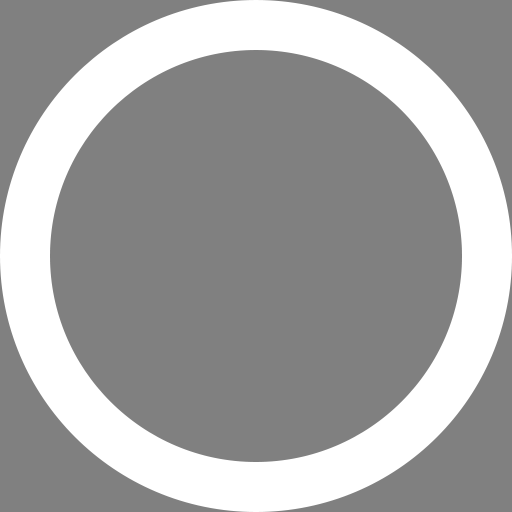
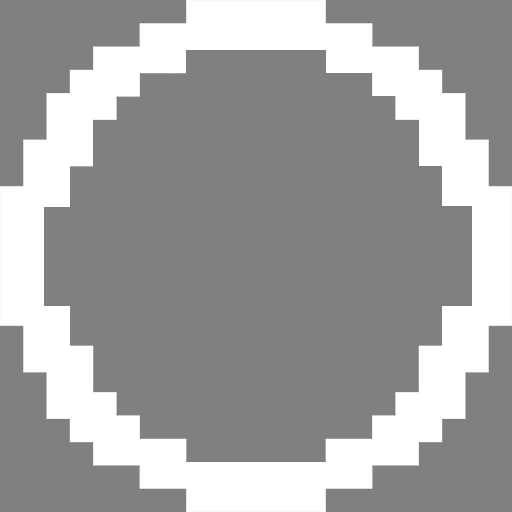
Before/after of a 512×512 layered artwork. What changed in the layer stack:
removed layer "Ellipse 1" over [0, 0, 512, 512]
renamed "Background copy" to "타원 1", showed it, painted on it over [0, 0, 512, 512]
